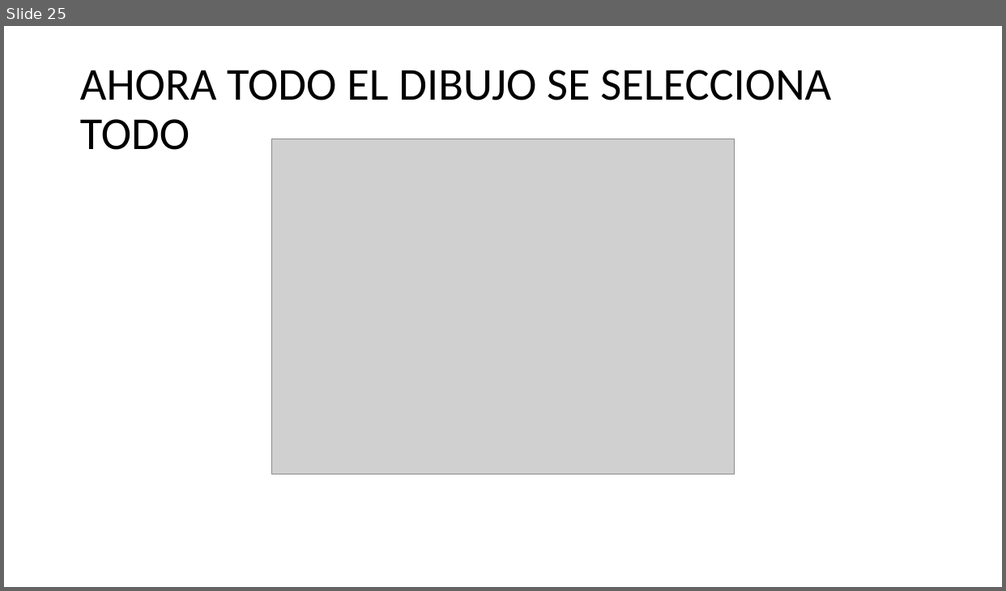
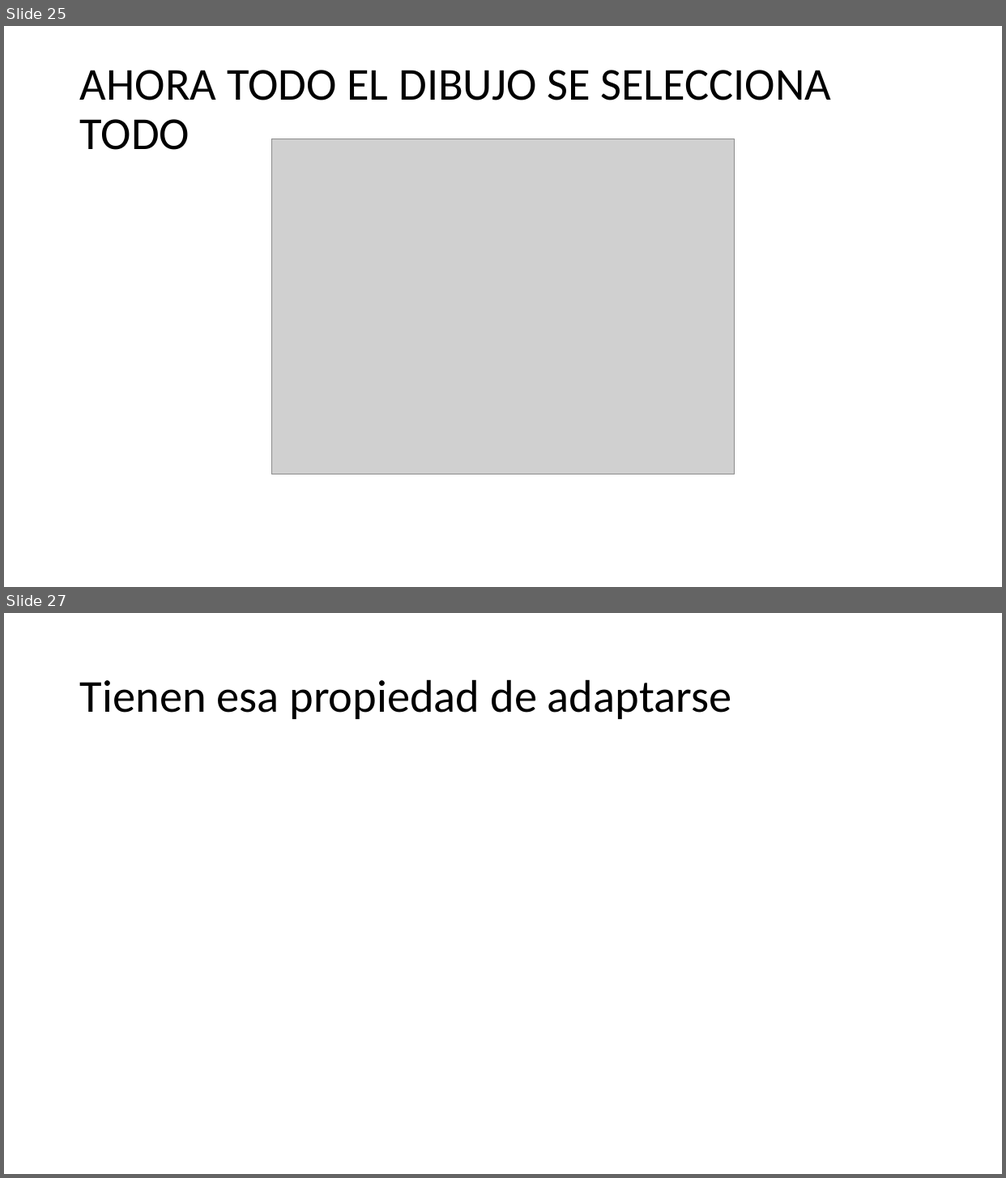
Before and after one commit to IvanRivera007/gitdocs-2026, a slide deck: AUTOCAD INTECAP/apuntes powerpoint/CLASE BLOQUES 11 MARZO.pptx. Shown one above the other, each under a label of ours: slide 25 before the commit, slides 25 and 27 after it; the slides between them are not shown. The pictures are 1006x591 and 1006x1178 pixels, drawn with LibreOffice and Linux fonts; fonts in the diff are those of the drawing; grey boxes stand for pictures. Boxes give left, top, right and bottom in pixels: in the first picture for what was removed or moved away, otherwise in the second. Text is boxed around its words. In the diff, an @@ line names an element or a change of style, - is before the commit and + after.

```diff
--- a/AUTOCAD INTECAP/apuntes powerpoint/CLASE BLOQUES 11 MARZO.pptx
+++ b/AUTOCAD INTECAP/apuntes powerpoint/CLASE BLOQUES 11 MARZO.pptx
@@ slide 27 added at <box>4,613,1002,1174</box>, background #FFFFFF @@
@@ title added at <box>80,679,731,719</box>, 44 pt, text #000000 @@
+Tienen esa propiedad de adaptarse
```
Also in this commit, not shown: 26 other slides added, 2 other files.
